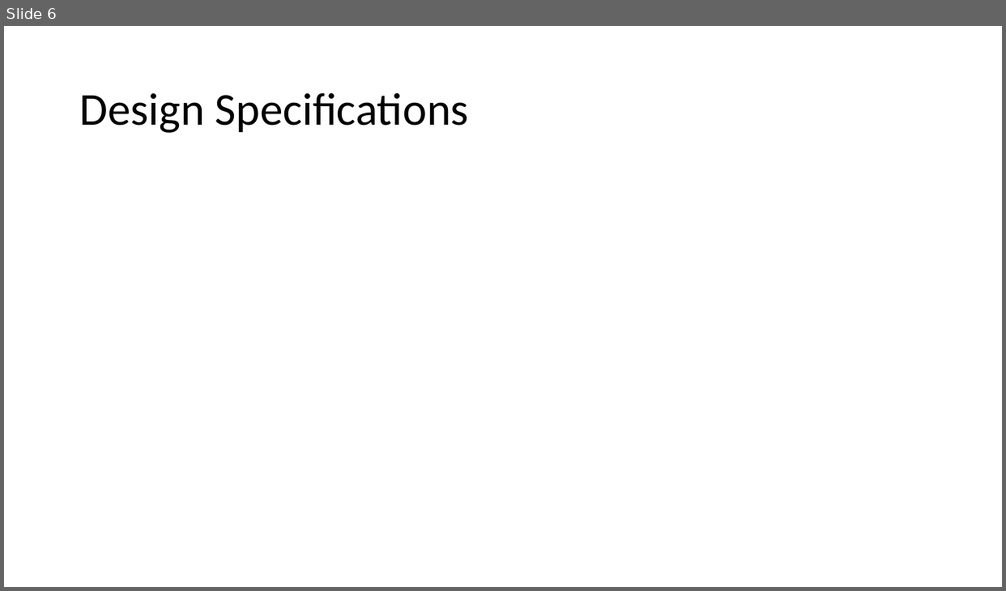
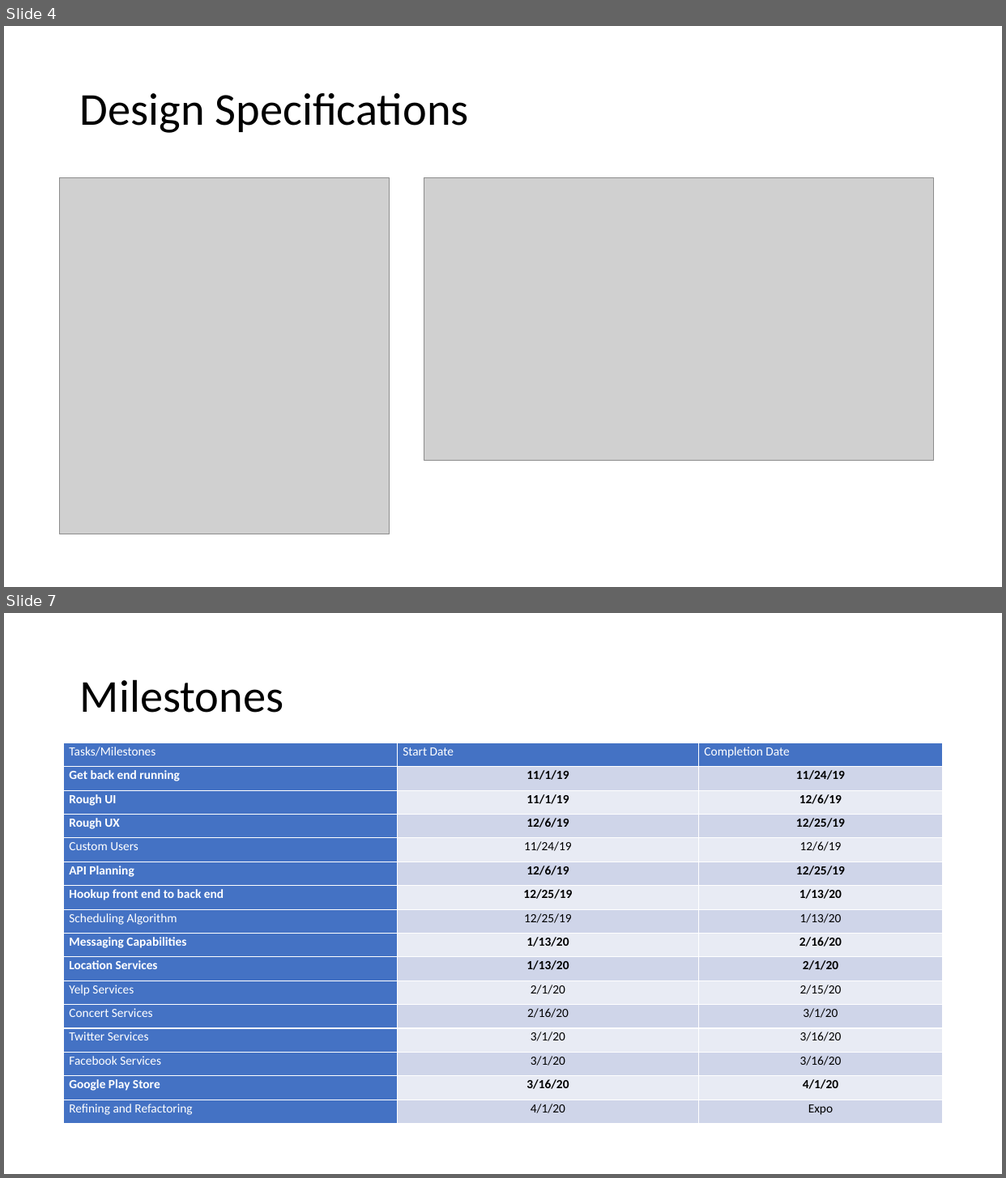
Before and after one commit to nicyapi/senior-design-projekt-master, a slide deck: ASSN_3.pptx. Shown one above the other, each under a label of ours: slide 6 before the commit, slides 4 and 7 after it; the slides between them are not shown. The pictures are 1006x591 and 1006x1178 pixels, drawn with LibreOffice and Linux fonts; fonts in the diff are those of the drawing; grey boxes stand for pictures. Boxes give left, top, right and bottom in pixels: in the first picture for what was removed or moved away, otherwise in the second. Text is boxed around its words. In the diff, an @@ line names an element or a change of style, - is before the commit and + after.

```diff
--- a/ASSN_3.pptx
+++ b/ASSN_3.pptx
@@ slide 7 added at (4,613,1002,1174), background #FFFFFF @@
@@ title added at (80,679,284,713), 44 pt, text #000000 @@
+Milestones
@@ table added at (64,743,944,1123), 16 rows, 3 columns @@
+Tasks/Milestones | Start Date | Completion Date
+Get back end running | 11/1/19 | 11/24/19
+Rough UI | 11/1/19 | 12/6/19
+Rough UX | 12/6/19 | 12/25/19
+Custom Users | 11/24/19 | 12/6/19
+API Planning | 12/6/19 | 12/25/19
+Hookup front end to back end | 12/25/19 | 1/13/20
+Scheduling Algorithm | 12/25/19 | 1/13/20
+Messaging Capabilities | 1/13/20 | 2/16/20
+Location Services | 1/13/20 | 2/1/20
+Yelp Services | 2/1/20 | 2/15/20
+Concert Services | 2/16/20 | 3/1/20
+Twitter Services | 3/1/20 | 3/16/20
+Facebook Services | 3/1/20 | 3/16/20
+Google Play Store | 3/16/20 | 4/1/20
+Refining and Refactoring | 4/1/20 | Expo
@@ what was slide 6 is now slide 4 @@
@@ slide 4 changed as well @@
@@ picture added at (60,178,390,535) @@
@@ picture added at (424,178,933,461) @@
```
Also in this commit, not shown: 3 other slides changed, 4 other slides added, 6 slides removed.
